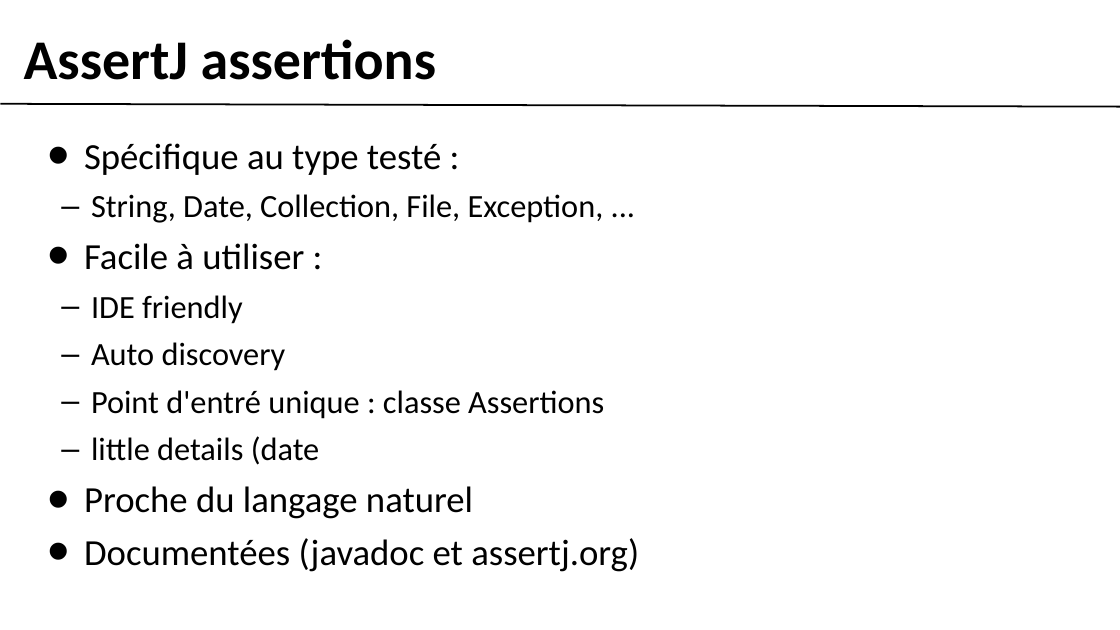
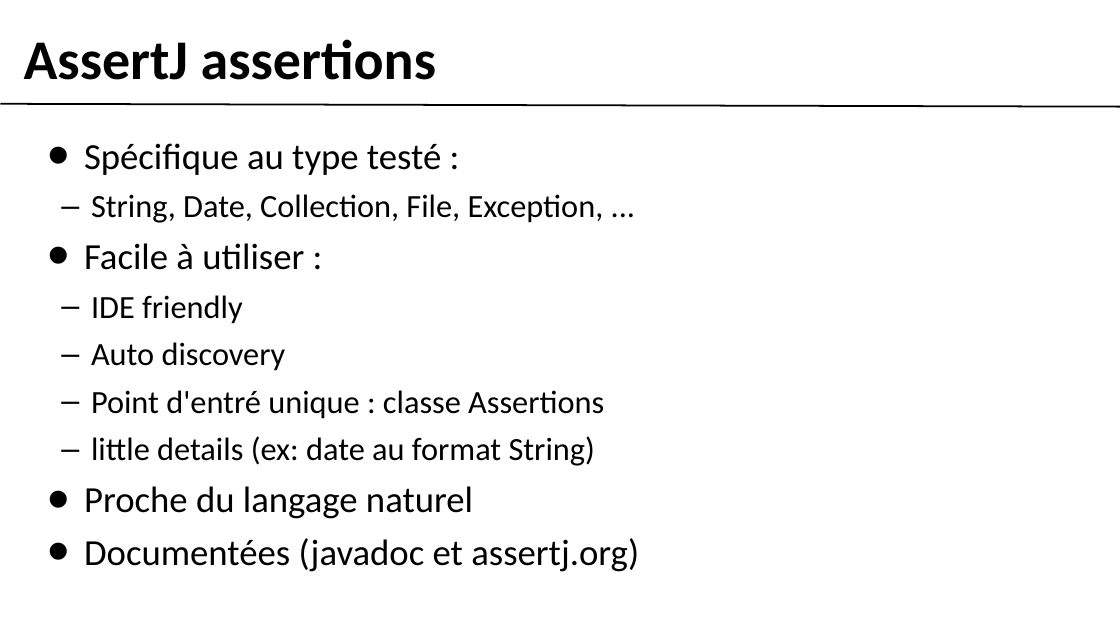
Before and after one commit to assertj/assertj-examples, a slide deck: slide 3 of src/pres/Octo - AssertJ.odp. Drawn at 1120x630 pixels with LibreOffice and Linux fonts; fonts in the diff are those of the drawing; background and template pictures are left out. Boxes give left, top, right and bottom in pixels: in the first picture for what was removed or moved away, otherwise in the second. Text is boxed around its words. In the diff, an @@ line names an element or a change of style, - is before the commit and + after.

```diff
--- a/src/pres/Octo - AssertJ.odp
+++ b/src/pres/Octo - AssertJ.odp
@@ text at [91, 436, 595, 466]: text changed @@
-  – little details (date
+  – little details (ex: date au format String)
```
Also in this commit, not shown: 1 other slide changed, 2 slides removed, 5 other files.
